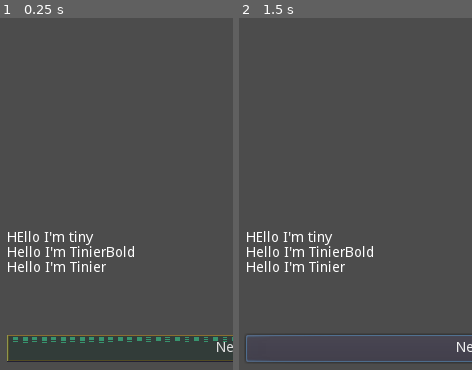
Above: before the commit, frames 1-2 (left to right).
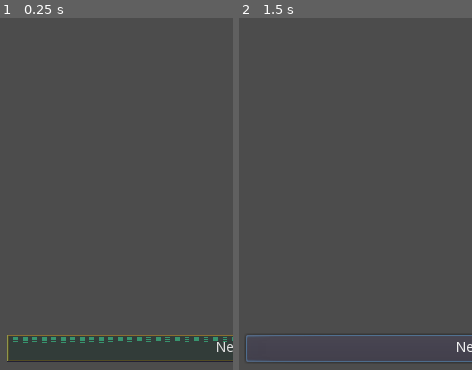
Above: after the commit, the same moments.

Repository: RoxT/InnKeeperUnlimited
Game: Godot game, scene res://DialogScene.tscn
The game is run twice, just before and just after one commit, with the same random seed, the same clock (stepped at 60 frames per second) and the same inputs. This scene is started directly instead of the project's main scene.
Inputs:
- Up to frame 1 (0.25 s): no input
- Up to frame 2 (1.5 s): click "Next" at 0.5 s; click "Next" at 1.25 s
The pictures show only the part of the screen within x 0-50%, y 50-100%; the shares and areas given below are measured in that part.

The runs differ from the first frame. In frame 1, 1.6% of the frame differs, in the area x 3-58%, y 60-73%; in frame 2, 1.6%.
Error before the commit: Invalid get index 'Null' (on base: 'Dictionary'). (res://scripts/scenes/DialogScene.gd:48)
Error after the commit: Invalid get index 'Null' (on base: 'Dictionary'). (res://scripts/scenes/DialogScene.gd:39)

Commit message:
many fixes

Diff:
--- a/project/DialogScene.tscn
+++ b/project/DialogScene.tscn
@@ -24,24 +24,11 @@
 
 [node name="RichTextLabelTiny" type="RichTextLabel" parent="MarginContainer/VBoxContainer"]
 margin_right = 450.0
-margin_bottom = 555.0
+margin_bottom = 659.0
 size_flags_vertical = 3
 custom_fonts/italics_font = ExtResource( 1 )
 custom_fonts/bold_font = ExtResource( 3 )
 custom_fonts/normal_font = ExtResource( 2 )
-bbcode_enabled = true
-bbcode_text = "HEllo I'm tiny
-[b]Hello I'm TinierBold[/b]
-[i]Hello I'm Tinier[/i]"
-text = "HEllo I'm tiny
-Hello I'm TinierBold
-Hello I'm Tinier"
-
-[node name="RichTextLabelDefault" type="RichTextLabel" parent="MarginContainer/VBoxContainer"]
-margin_top = 559.0
-margin_right = 450.0
-margin_bottom = 659.0
-rect_min_size = Vector2( 0, 100 )
 bbcode_enabled = true
 bbcode_text = "HEllo I'm tiny
 [b]Hello I'm TinierBold[/b]
--- a/project/Inn.tscn
+++ b/project/Inn.tscn
@@ -59,12 +59,12 @@
 position = Vector2( 129, 12 )
 texture = ExtResource( 6 )
 
+[node name="Coin4" type="Sprite" parent="Inn/buttons/potion"]
+position = Vector2( 150, 12 )
+texture = ExtResource( 6 )
+
 [node name="Slime" type="Sprite" parent="Inn/buttons/potion"]
-position = Vector2( 157, 11 )
-texture = ExtResource( 5 )
-
-[node name="Slime2" type="Sprite" parent="Inn/buttons/potion"]
-position = Vector2( 193, 11 )
+position = Vector2( 191, 11 )
 texture = ExtResource( 5 )
 
 [node name="rest" type="Button" parent="Inn/buttons"]
--- a/project/scripts/scenes/DialogScene.gd
+++ b/project/scripts/scenes/DialogScene.gd
@@ -8,40 +8,31 @@
 var guild_name = "Inn Keeper Unlimited"
 
 var events := {
-	S.events.OPENING: ["Welcome to the cooperative " + guild_na …(494 unchanged characters)…  under 'Today'.\n\nUnlocked:\nStock: Ale\nAction: Make Ale\nDaily Happenings:Patrons, Ale Bought"],
+	S.events.OPENING: ["Welcome to the cooperative " + guild_na …(494 unchanged characters)…  under 'Today'.\n\nUnlocked:\nStock: Ale, Coins\nAction: Make Ale: costs 2 coins per batch.\nDaily Happenings: Patrons, Ale Bought"],
 	S.events.REST: ["You are tired from making ale every day. You can now take the action to Rest. Every day you take an a …(219 unchanged characters)…
 	S.events.REWARDS: ["You built the bar, but no one's coming! Spending you days chatting with the few who pass by, you h …(290 unchanged characters)…
 	"The guild discusses the problem. Being the local inn keepers, maybe you should be offering quests! Where else do adve …(426 unchanged characters)…
 	S.events.POTIONS: ["It's working! More patrons are coming in now that it's safer. But now you have so many slimes now. They fill the store houses, guild members leave them strewn in their backyards exposed to the elements. They are annoyingly shelf stable.",
 	"Once again your chatty patrons have the answer. An old apothicarist with stringy grey hair and bony fingers comes thr …(501 unchanged characters)…
-	"Before you can say 'I've got to talk to the others', she's …(339 unchanged characters)… :\nStock: Potions\nActions: Make Potions\nDaily Happenings: Potions sold"],
+	"Before you can say 'I've got to talk to the others', she's …(339 unchanged characters)… :\nStock: Potions\nActions: Make Potions: costs 2 coins per batch and one slime per potion.\nDaily Happenings: Potions sold"],
 	S.events.END: ["That's all, folks!"]
 }
 
 var page := 0
 var event
 
-onready var default:RichTextLabel = $MarginContainer/VBoxContainer/RichTextLabelDefault
 onready var tiny:RichTextLabel = $MarginContainer/VBoxContainer/RichTextLabelTiny
-onready var labels = [default, tiny]
 
 signal dialog_finished (key)
 
 # Called when the node enters the scene tree for the first time.
 func _ready() -> void:
-	default.bbcode_enabled = true
 	tiny.bbcode_enabled = true
 
 func show_text(event_key:int):
 	event = event_key
 	var label = tiny as RichTextLabel
 	label.bbcode_text = (events[event_key][page])
-
-
-func show_debug_text():
-	for label in labels:
-		label = label as RichTextLabel
-		label.bbcode_text = (debug_dialogs[page])
 
 func _on_Next_pressed() -> void:
 	page += 1
--- a/project/scripts/scenes/Inn.gd
+++ b/project/scripts/scenes/Inn.gd
@@ -94,8 +94,8 @@
 			emit_signal("event_happened", S.events.REWARDS)
 
 	if S.has_potions:
-		#Random int of potions bought most likely 1/3 number of patrons, min 0
-		potions_bought = clamp(round (rng.randfn(round(patrons/3.0), 3)), 0, potions)
+		#Random int of potions bought most likely 1/4 number of patrons, min 0
+		potions_bought = clamp(round (rng.randfn(round(patrons/4.0), 3)), 0, potions)
 		potions -= potions_bought
 		coins += potions_bought
 		$today/Potions.text = "Potions bought: " + str(potions_bought)
@@ -117,7 +117,7 @@
 		total_slimes += slimes_brought
 		S.road_quality = min(S.road_quality + slimes_brought, 25)
 		$stock/slimes.text = "Slimes: " + str(slimes)
-		if !S.has_potions && slimes > 70:
+		if !S.has_potions && slimes > 70 && patrons >= 30:
 			$DialogBtn.visible = true
 			emit_signal("event_happened", S.events.POTIONS)
 
@@ -125,10 +125,8 @@
 		hp -= 1
 		$stock/hp.text = "HP: " + str(hp)
 
-
-
-	$buttons/ale.disabled = coins <= 1 || (S.has_rest && hp <= 0)
-	$buttons/potion.disabled = coins <= 0 || slimes <= 1 || hp <= 0
+	$buttons/ale.disabled = coins < 2 || (S.has_rest && hp <= 0)
+	$buttons/potion.disabled = coins < 2 || slimes <= 1 || hp <= 0
 	$stock/coins.text = "Coins: " + str(coins)
 
 	print("average ale: " + str(round(total_ale/turns)) + " potions: " + str(round(total_potions/turns)) + " slimes: " + str(round(total_slimes/turns)) + " patrons_delta: " + str(patrons_delta) + " popularity: " + str(direction))
@@ -158,15 +156,15 @@
 	made_today.text = "Made " + str(batch.ale) + " ales"
 	pass_time()
 
-
 func _on_potion_pressed():
-	coins -= 1
-	slimes -= 2
-	potions += batch.potion
-	made_today.text = "Made 10 potions"
+	var desired_potions := batch.potion
+	desired_potions = min(batch.potion, slimes)
+	coins -= 2
+	slimes -= desired_potions
+	potions += desired_potions
+	made_today.text = "Made %s potions" % desired_potions
 	emit_signal("made_potions")
 	pass_time()
-
 
 func _on_rest_pressed():
 	if hp >= batch.rest:
--- a/project/skills/UISkill.gd
+++ b/project/skills/UISkill.gd
@@ -49,6 +49,6 @@
 func _on_level_up_btn_pressed():
 	skill.level_up()
 	var dialog = SkillDialogScene.instance()
-	add_child(dialog)
+	get_node("/root").add_child(dialog)
 	dialog.show_text(skill)
 	update()
--- a/project/skills/ale.tres
+++ b/project/skills/ale.tres
@@ -9,5 +9,5 @@
 label = "ALE"
 level = 1
 next = 5
-ex = 2
+ex = 0
 batch_size = 10
--- a/project/skills/potion.tres
+++ b/project/skills/potion.tres
@@ -10,4 +10,4 @@
 level = 1
 next = 5
 ex = 0
-batch_size = 10
+batch_size = 5
--- a/project/skills/rest.tres
+++ b/project/skills/rest.tres
@@ -10,4 +10,4 @@
 level = 1
 next = 5
 ex = 0
-batch_size = 10
+batch_size = 3
Not shown, changed: index.html
Not shown, changed: index.pck
